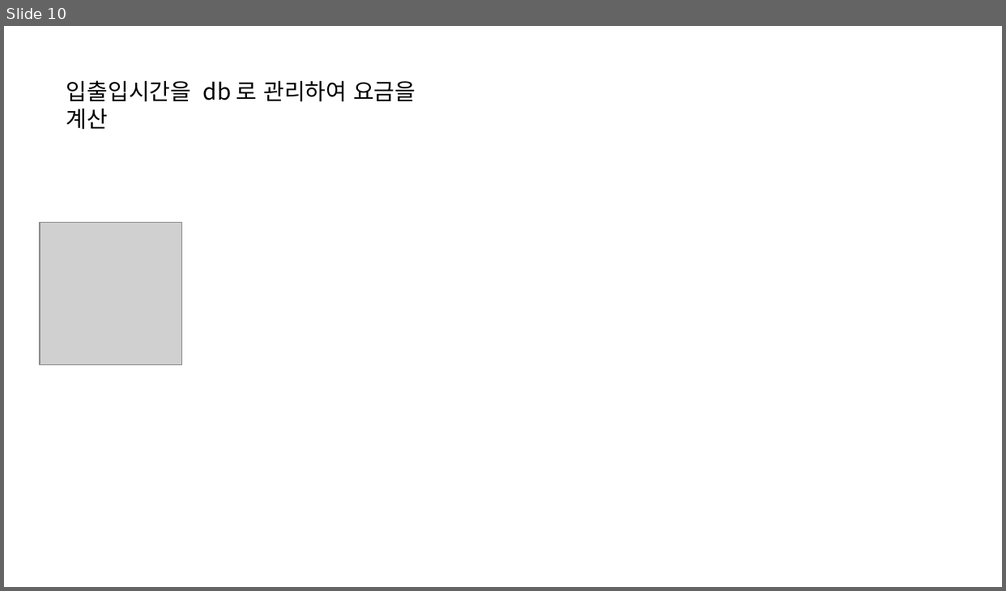
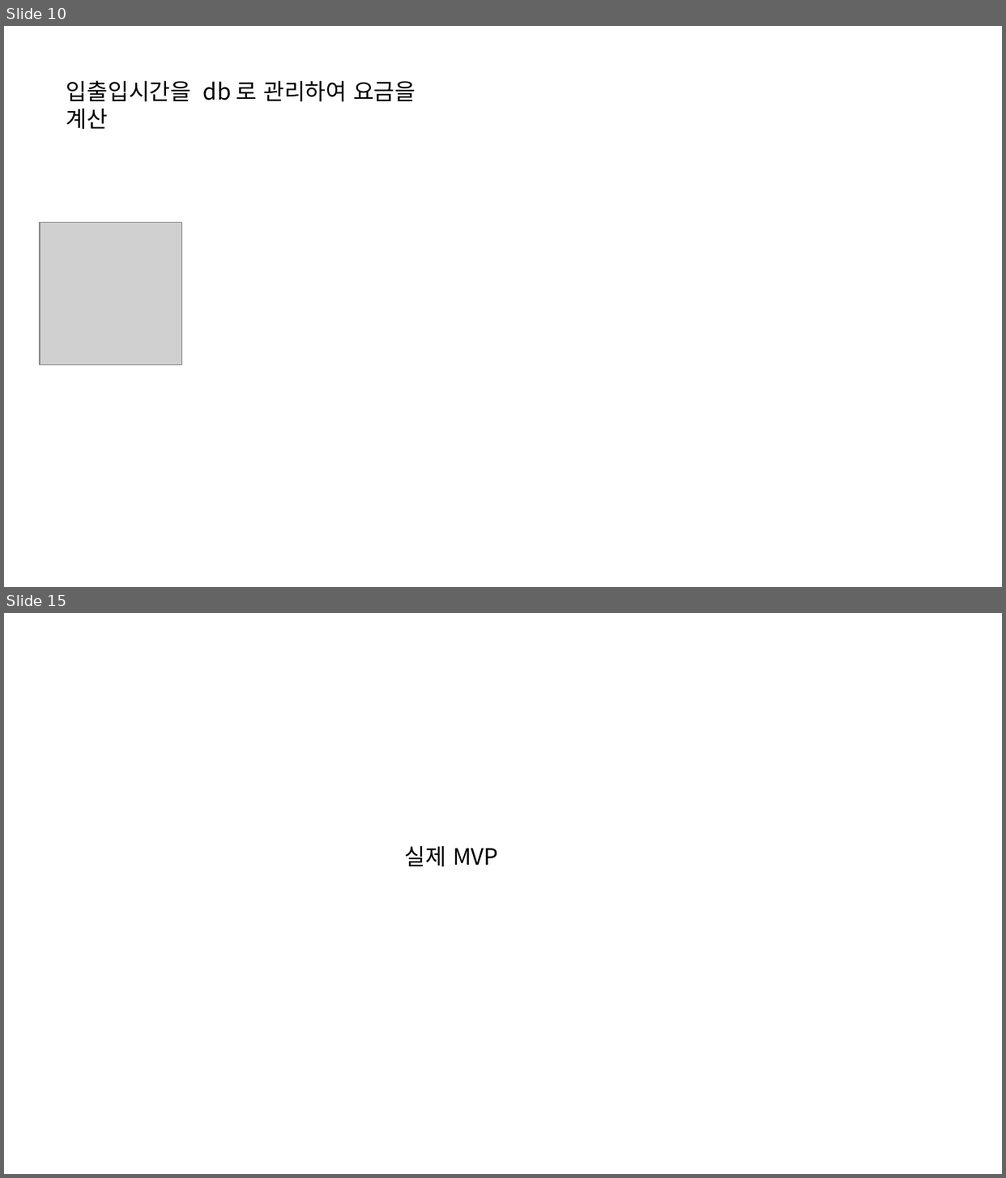
Before and after one commit to HardCoding0417/Parking-lot-project, a slide deck: doc/presentation.odp. Shown one above the other, each under a label of ours: slide 10 before the commit, slides 10 and 15 after it; the slides between them are not shown. The pictures are 1006x591 and 1006x1178 pixels, drawn with LibreOffice and Linux fonts; fonts in the diff are those of the drawing; grey boxes stand for pictures. Boxes give left, top, right and bottom in pixels: in the first picture for what was removed or moved away, otherwise in the second. Text is boxed around its words. In the diff, an @@ line names an element or a change of style, - is before the commit and + after.

```diff
--- a/doc/presentation.odp
+++ b/doc/presentation.odp
@@ slide 15 added at <box>4,613,1002,1174</box>, background #FFFFFF @@
@@ text added at <box>405,846,498,867</box>, 18 pt, text #000000 @@
+실제 MVP
```
Also in this commit, not shown: 5 other slides added, 2 slides removed, 2 other files.
